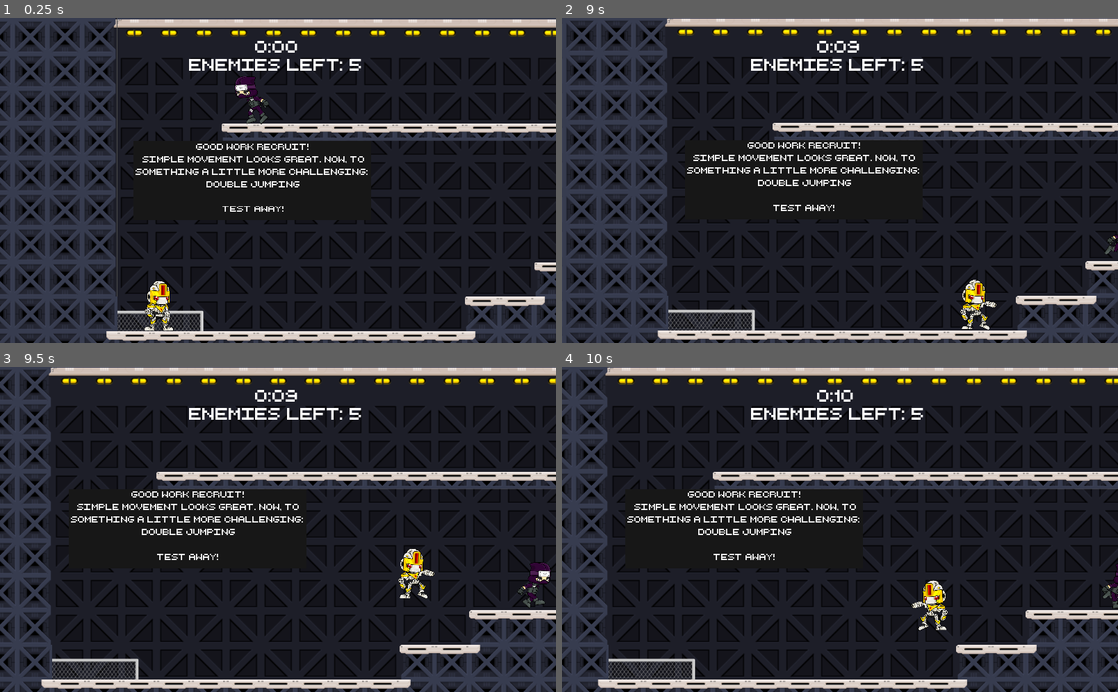
Above: before the commit, frames 1-4 (two rows, left to right).
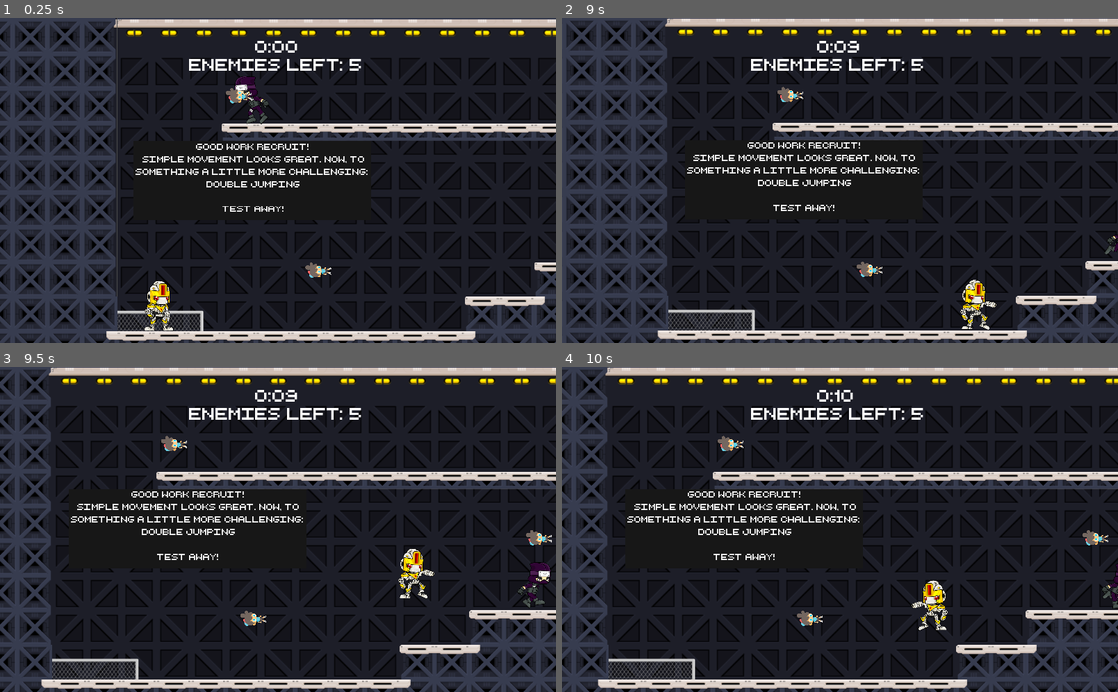
Above: after the commit, the same moments.

Repository: bsu-cs315/FP-LABS
Game: Godot game, scene res://src/Level-3.tscn
Two runs of this game, one before a commit and one after it. Both use one fixed random seed, a clock stepped at 60 frames per second and the inputs below. This scene is started directly instead of the project's main scene.
Inputs:
- Up to frame 1 (0.25 s): no input
- Up to frame 2 (9 s): hold Right (move_right) 0.53-2.03 s; tap Space (melee) every 0.75 s from 0.6 to 8.85 s; tap Up (jump) at 0.77, 1.52, 3.02, 3.77, 4.52, 6.02, 6.77, 7.52 s; hold Left (move_left) 2.03-2.78 s; hold Right (move_right) 2.78-4.28 s; hold Left (move_left) 4.28-5.03 s; hold Right (move_right) 5.03-5.78 s; hold Left (move_left) 5.78-7.28 s; hold Right (move_right) from 7.28 s (still down)
- Up to frame 3 (9.5 s): keep holding Right (move_right); tap Up (jump) at 9.02 s
- Up to frame 4 (10 s): release Right (move_right) at 9.53 s; hold Left (move_left) from 9.53 s (still down); tap Space (melee) at 9.6 s; tap Up (jump) at 9.77 s

The runs differ from the first frame. In frame 1, 0.2% of the frame differs, in the area x 40-60%, y 21-80%; in frame 2, 0.2%; in frame 3, 0.4%, in the area x 29-100%, y 21-80%; in frame 4, 0.4%.

Commit message:
Add collectibles to level 3

Diff:
--- a/project/src/Level-3.tscn
+++ b/project/src/Level-3.tscn
@@ -35,6 +35,7 @@
 [ext_resource path="res://assets/Tiles/BGTile (5).png" type="Texture" id=33]
 [ext_resource path="res://assets/Tiles/Tile (2).png" type="Texture" id=34]
 [ext_resource path="res://assets/Tiles/Tile (1).png" type="Texture" id=35]
+[ext_resource path="res://SoulCollectible.tscn" type="PackedScene" id=36]
 [ext_resource path="res://assets/Tiles/Tile (9).png" type="Texture" id=37]
 [ext_resource path="res://assets/Tiles/Fence (2).png" type="Texture" id=38]
 [ext_resource path="res://assets/Tiles/Tile (7).png" type="Texture" id=40]
@@ -978,6 +979,21 @@
 ] instance=ExtResource( 30 )]
 position = Vector2( 2555.12, 113.393 )
 
+[node name="SoulCollectible" parent="." instance=ExtResource( 36 )]
+position = Vector2( 372.222, 447.142 )
+
+[node name="SoulCollectible2" parent="." instance=ExtResource( 36 )]
+position = Vector2( 897.851, 298.491 )
+
+[node name="SoulCollectible3" parent="." instance=ExtResource( 36 )]
+position = Vector2( 225.949, 124.867 )
+
+[node name="SoulCollectible4" parent="." instance=ExtResource( 36 )]
+position = Vector2( 2787.5, 325.843 )
+
+[node name="SoulCollectible5" parent="." instance=ExtResource( 36 )]
+position = Vector2( 2226.2, 99.8934 )
+
 [node name="Player" parent="." instance=ExtResource( 17 )]
 position = Vector2( 80.7981, 523.927 )
 
Not shown: 1 places in project/src/Level-3.tscn that only renumber resources
